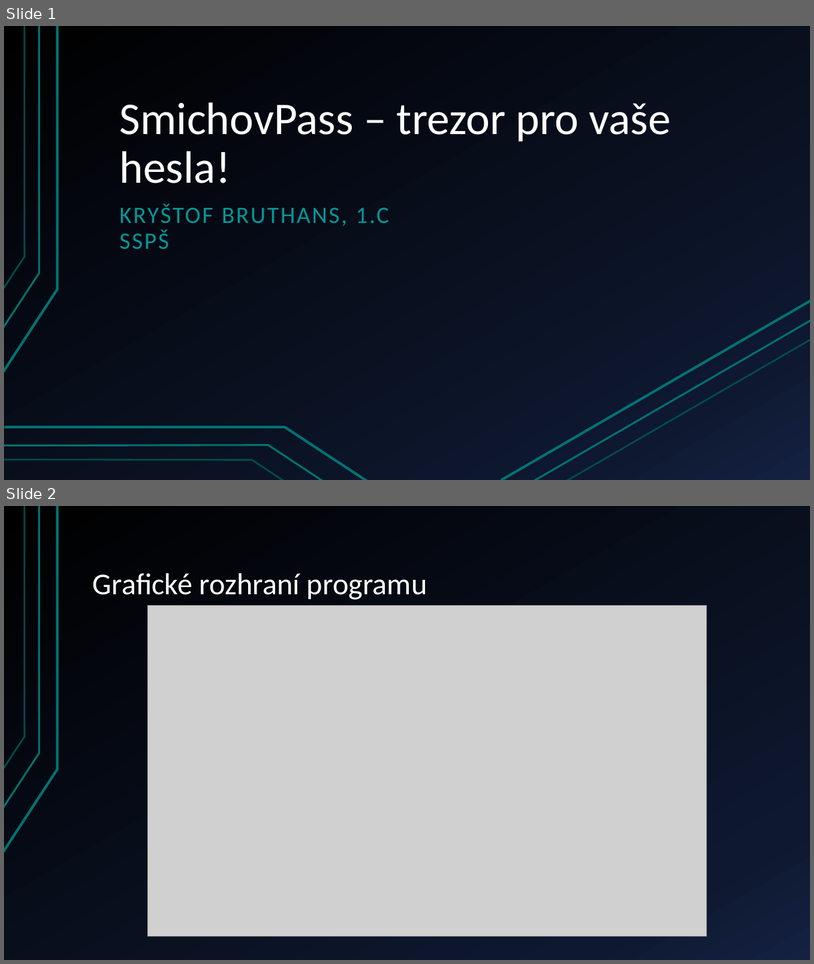
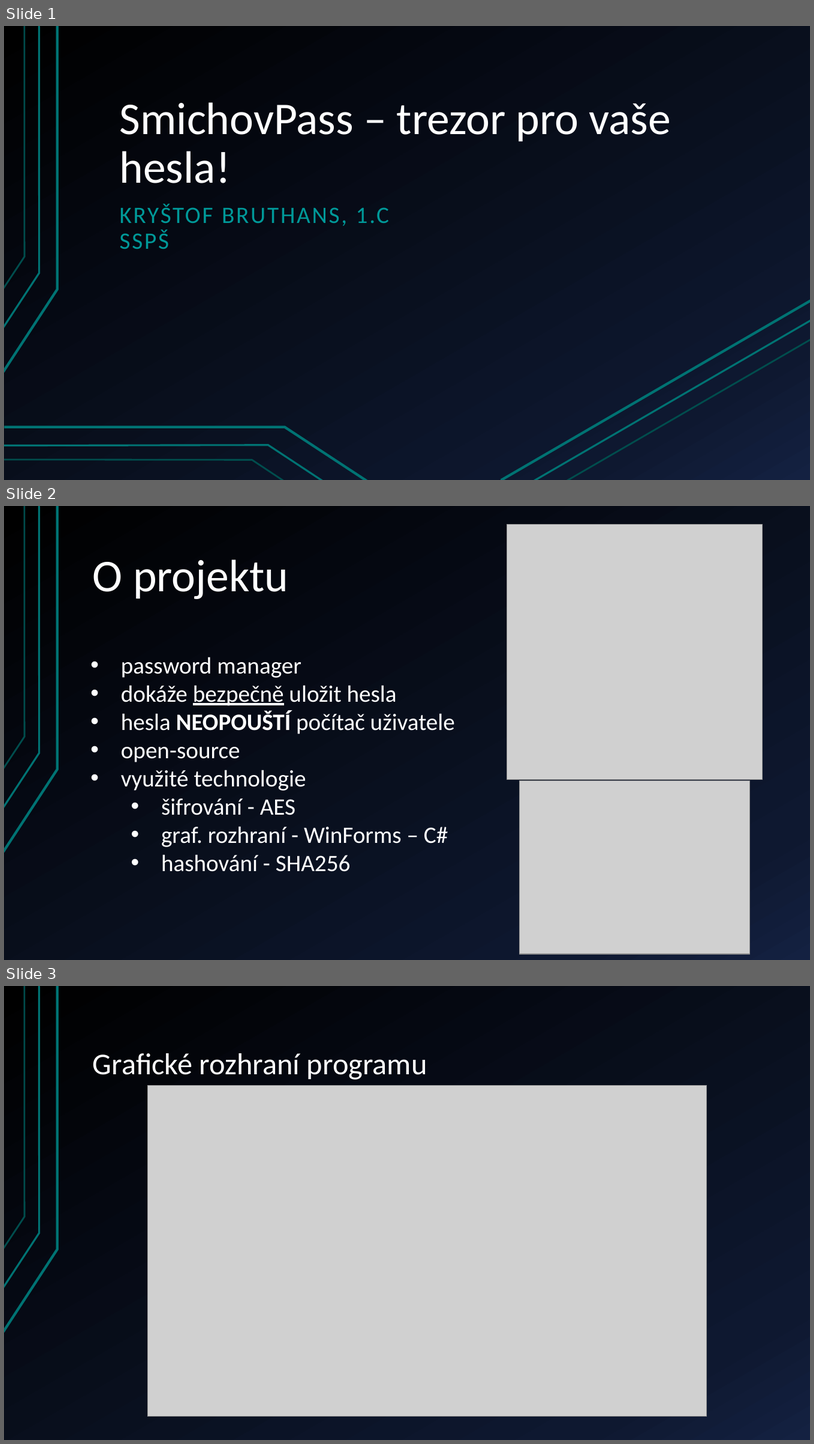
Before and after one commit to Xenom-Apperance/SmichovPass, a slide deck: SmichovPass – prezentace.pptx. Shown one above the other, each under a label of ours: slides 1 and 2 before the commit, slides 1, 2 and 3 after it. The pictures are 814x964 and 814x1444 pixels, drawn with LibreOffice and Linux fonts; fonts in the diff are those of the drawing; grey boxes stand for pictures. Boxes give left, top, right and bottom in pixels: in the first picture for what was removed or moved away, otherwise in the second. Text is boxed around its words. In the diff, an @@ line names an element or a change of style, - is before the commit and + after.

Commit message:
Update presentation

```diff
--- a/SmichovPass – prezentace.pptx
+++ b/SmichovPass – prezentace.pptx
@@ slide 2 added at (4,506,810,960), background gradient #000000 to #0F1931 to #142242; not listed: 3 template elements that a slide beside it also shows @@
@@ picture added at (507,524,762,780) @@
@@ title added at (93,559,288,599), 54 pt, text #FFFFFF @@
+O projektu
@@ text added at (121,657,455,871), 28 pt, text #FFFFFF @@
+• password manager
+• dokáže bezpečně uložit hesla
+• hesla NEOPOUŠTÍ počítač uživatele
+• open-source
+• využité technologie
+  • šifrování - AES
+  • graf. rozhraní - WinForms – C#
+  • hashování - SHA256
@@ picture added at (519,781,750,954) @@
@@ what was slide 2 is now slide 3 @@
```
Also in this commit, not shown: 1 other slide added, 1 other file.
